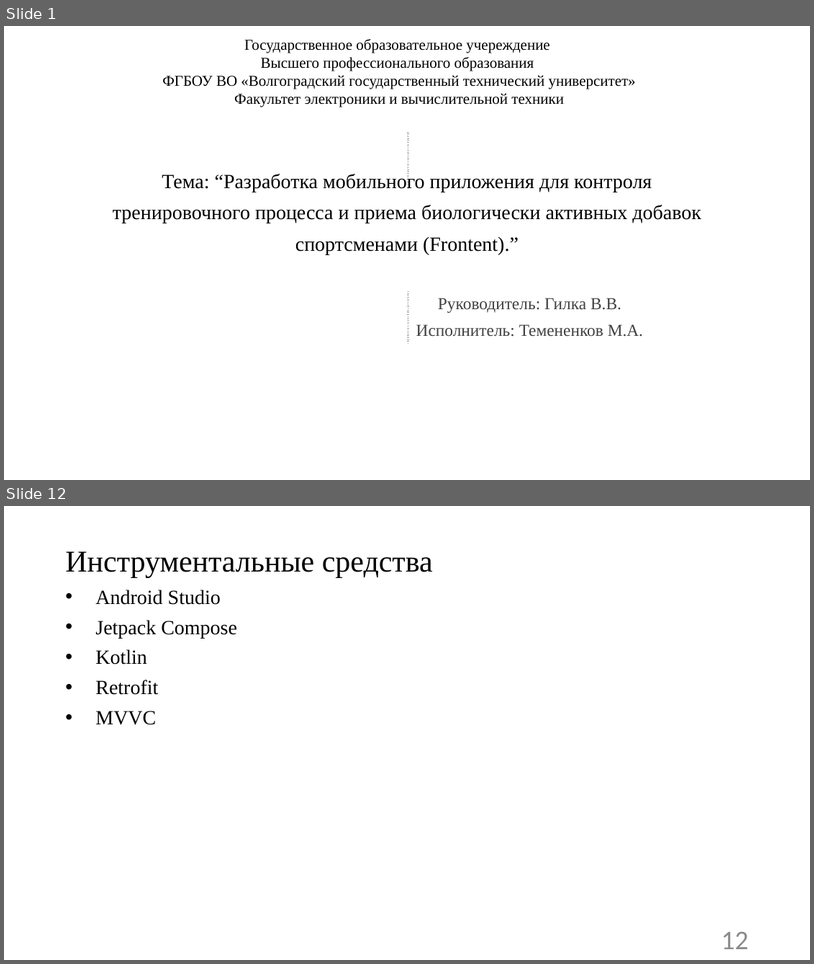
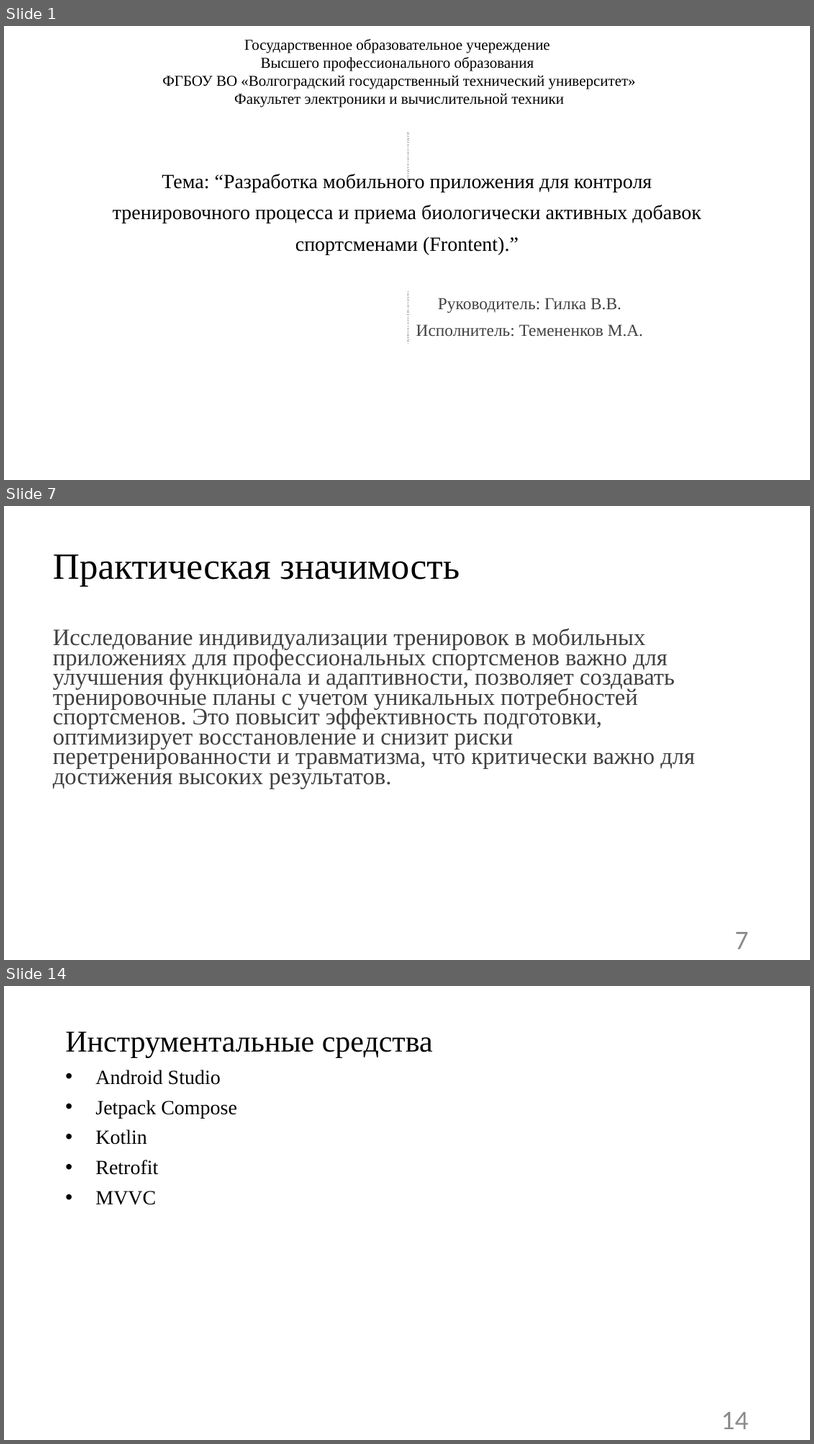
Before and after one commit to vadimgilka/SportApp, a slide deck: Documentation/Documentation Frontend/предзащита.pptx. Shown one above the other, each under a label of ours: slides 1 and 12 before the commit, slides 1, 7 and 14 after it; the slides between them are not shown. The pictures are 814x964 and 814x1444 pixels, drawn with LibreOffice and Linux fonts; fonts in the diff are those of the drawing. Boxes give left, top, right and bottom in pixels: in the first picture for what was removed or moved away, otherwise in the second. Text is boxed around its words. In the diff, an @@ line names an element or a change of style, - is before the commit and + after.

```diff
--- a/Documentation/Documentation Frontend/предзащита.pptx
+++ b/Documentation/Documentation Frontend/предзащита.pptx
@@ slide 7 added at [4, 506, 810, 960], background #FFFFFF @@
@@ title added at [53, 554, 460, 587], 44 pt, text #000000 @@
+Практическая значимость
@@ text added at [53, 628, 695, 788], 28 pt, text #404040 @@
+Исследование индивидуализации тренировок в мобильных приложениях для профессиональных спортсменов важно для улучшения функционала и адаптивности, позволяет создавать тренировочные планы с учетом уникальных потребностей спортсменов. Это повысит эффективность подготовки, оптимизирует восстановление и снизит риски перетренированности и травматизма, что критически важно для достижения высоких результатов.
@@ page number added at [736, 932, 749, 949], 32 pt, text #8C8C8C @@
+7
@@ what was slide 12 is now slide 14 @@
@@ page number at [722, 1412, 749, 1429]: text changed @@
-12
+14
```
Also in this commit, not shown: 7 slides changed, 6 other slides added, 5 slides removed, 8 other files.
